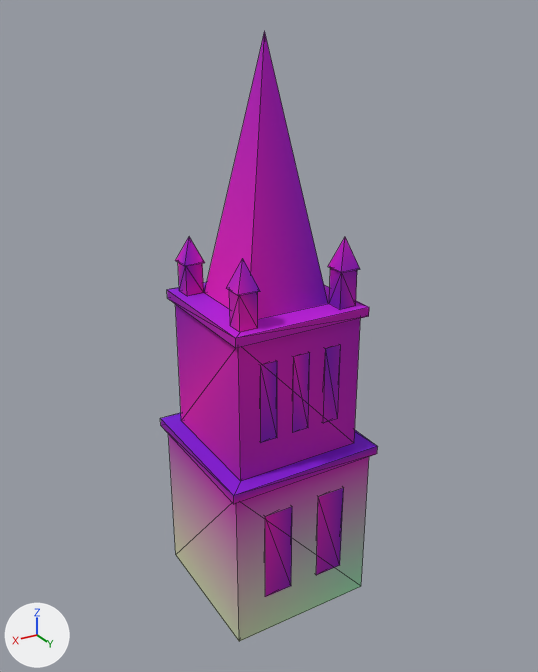
The glTF model assets/kit/spire_tower_c.glb: old version first, new version second.
Camera for both pictures: a 50 mm camera at (18.6, 31.4, 31.3) aimed at (-0.2, 0.0, 15.6). The lights are fixed; the arrows at lower left show +X, +Y and +Z. The older version comes first. Mesh edges are drawn as thin lines. Vertices at exactly the same position are counted once.

In view in the first picture: 'tower_body', 'tower_niches'.
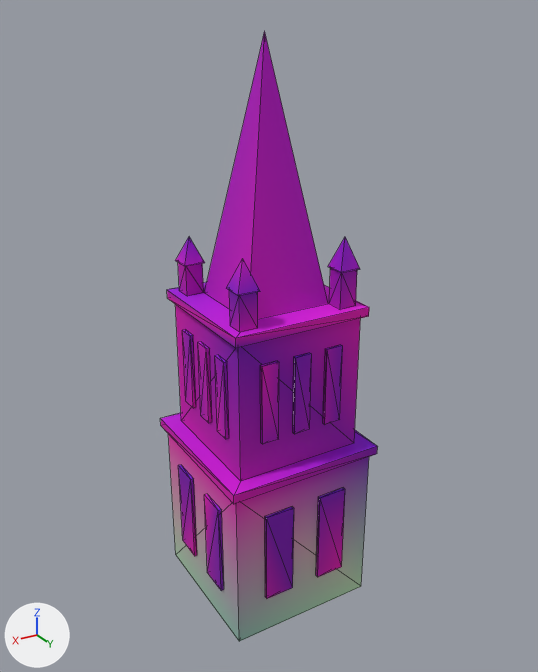
What differs and where, as boxes [x1, y1, x2, y2] in the pictures (538 x 672 px; the box of a moved part takes in the faces that stretch with it):
'tower_niches', reshaped: before [261, 345, 344, 597]; after [178, 330, 345, 599]
part 1 of me_tower_body, recoloured: [163, 104, 376, 641] in both
part 2 of me_tower_body, recoloured: [160, 272, 377, 494] in both
part 3 of me_tower_body, recoloured: [161, 282, 368, 496] in both
part 4 of me_tower_body, recoloured: [175, 133, 355, 319] in both
part 5 of me_tower_niches, moved or reshaped: before [316, 488, 344, 575]; after [316, 488, 345, 577]
part 6 of me_tower_niches, moved or reshaped: before [265, 507, 292, 597]; after [265, 507, 294, 599]
part 7 of me_tower_niches, added: after [178, 465, 197, 556]
part 8 of me_tower_niches, added (purple): after [204, 494, 224, 591]
part 9 of me_tower_niches, moved or reshaped: before [323, 345, 341, 423]; after [323, 345, 343, 424]
part 10 of me_tower_niches, moved or reshaped: before [293, 353, 310, 433]; after [293, 353, 312, 434]
part 11 of me_tower_niches, moved or reshaped: before [261, 361, 277, 443]; after [261, 361, 279, 444]
part 12 of me_tower_niches, added (purple): after [182, 330, 196, 408]
part 13 of me_tower_niches, added (purple): after [198, 342, 212, 423]
part 14 of me_tower_niches, added (purple): after [215, 355, 229, 439]

The change, as a diff of the scene's bpy script:
```diff
--- a/assets/kit/spire_tower_c.glb.py
+++ b/assets/kit/spire_tower_c.glb.py
@@ me_tower_body @@
 me_tower_body.from_pydata(...)  # 89 vertices, 124 faces; spans x -4.5..4.5, y -4.5..4.5, z 0.0..30.7
 # used by ob_tower_body; location = (0.0, 0.0, 0.0)
+# me_tower_body part 1: 57 faces centred in x -3.8..4.5, y -4.2..4.5, z 3.1..22.1 are repainted in the vertex colours; the middle colour goes from pink #d800c7 to pink #cb00c7
+# me_tower_body part 2: 31 faces centred in x -4.5..4.5, y -4.5..4.5, z 0.0..20.2 are repainted in the vertex colours; the middle colour goes from purple #9a00c7 to pink #bb00c7
+# me_tower_body part 3: 16 faces centred in x -3.0..3.0, y -3.0..3.0, z 9.3..19.8 are repainted in the vertex colours; the middle colour goes from purple #ac00f6 to purple #ca00f6
+# me_tower_body part 4: 20 faces centred in x -3.3..3.3, y -3.3..3.3, z 0.0..22.1 are repainted in the vertex colours; the middle colour goes from pink #c000db to purple #b900db
 me_tower_body.materials.append(mat_m_backdrop)
@@ me_tower_niches @@
 # used by ob_tower_niches; location = (0.0, 0.0, 0.0)
-me_tower_niches.from_pydata(...)  # 80 vertices, 120 faces; spans x -2.49..2.49, y -4.33..4.16, z 2.33..15.97
+me_tower_niches.from_pydata(...)  # 160 vertices, 240 faces; spans x -4.33..4.33, y -4.33..4.33, z 2.33..15.97
+# me_tower_niches part 5: the loose piece of 8 vertices spanning x -2.49..-0.83, y 3.98..4.16, z 2.33..7.63 is moved by (0.0, 0.16, 0.0)
+# me_tower_niches part 6: the loose piece of 8 vertices spanning x 0.83..2.49, y 3.98..4.16, z 2.33..7.63 is moved by (0.0, 0.16, 0.0)
+# me_tower_niches part 7: a new loose piece, a box spanning x 4.14..4.33, y -2.49..-0.83, z 2.33..7.63, in mat_m_backdrop_dark
+# me_tower_niches part 8: a new loose piece, a box spanning x 4.14..4.33, y 0.83..2.49, z 2.33..7.63, in mat_m_backdrop_dark
+# me_tower_niches part 9: the loose piece of 8 vertices spanning x -2.36..-1.42, y 3.37..3.56, z 11.69..15.97 is moved by (0.0, 0.16, 0.0)
+# me_tower_niches part 10: the loose piece of 8 vertices spanning x -0.47..0.47, y 3.37..3.56, z 11.69..15.97 is moved by (0.0, 0.16, 0.0)
+# me_tower_niches part 11: the loose piece of 8 vertices spanning x 1.42..2.36, y 3.37..3.56, z 11.69..15.97 is moved by (0.0, 0.16, 0.0)
+# me_tower_niches part 12: a new loose piece, a box spanning x 3.54..3.72, y -2.36..-1.42, z 11.69..15.97, in mat_m_backdrop_dark
+# me_tower_niches part 13: a new loose piece, a box spanning x 3.54..3.72, y -0.47..0.47, z 11.69..15.97, in mat_m_backdrop_dark
+# me_tower_niches part 14: a new loose piece, a box spanning x 3.54..3.72, y 1.42..2.36, z 11.69..15.97, in mat_m_backdrop_dark
+# other edits to the shape of me_tower_niches do not show in these pictures
 me_tower_niches.materials.append(mat_m_backdrop_dark)
```
